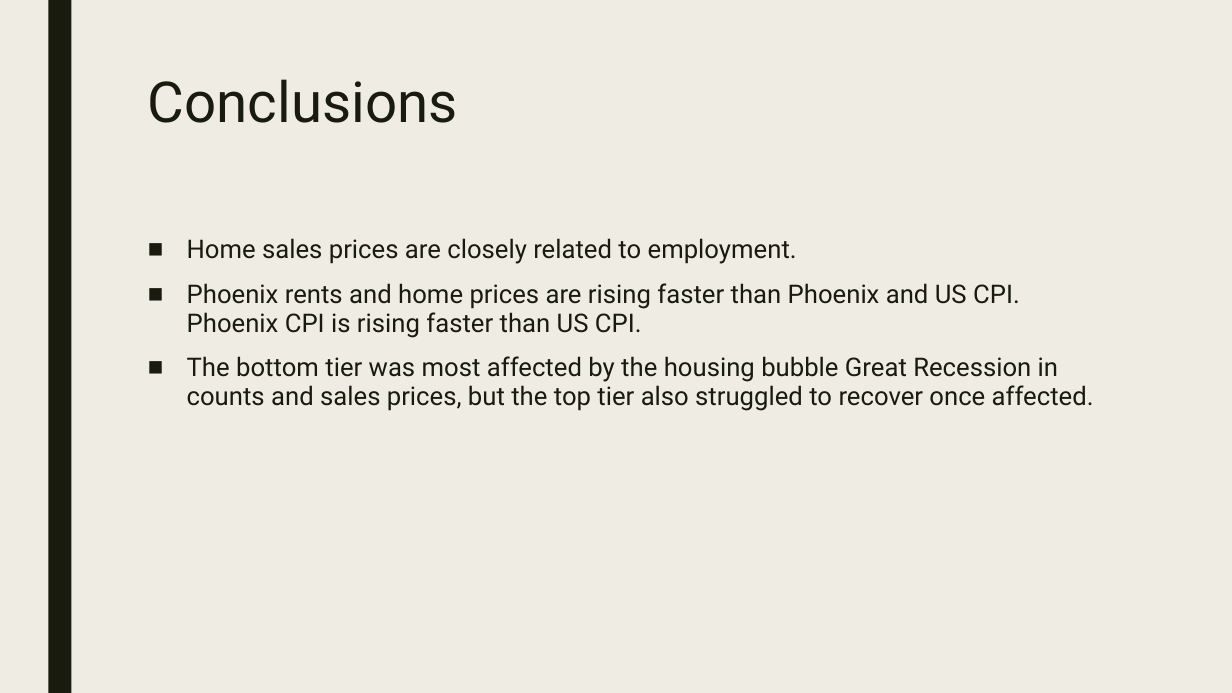
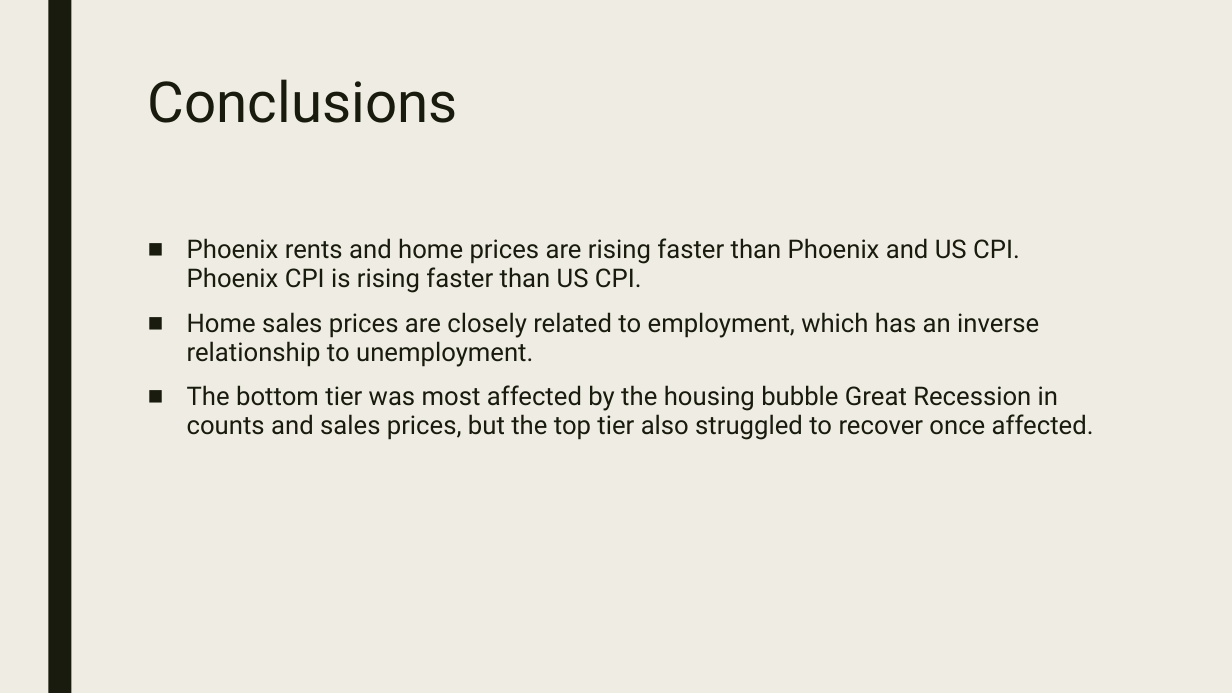
Before and after one commit to janinewhite/Proletariats, a slide deck: slide 13 of Presentation/Analysis of Phoenix AZ Real Estate Trends.pptx. Drawn at 1232x693 pixels with LibreOffice and Linux fonts; fonts in the diff are those of the drawing. Boxes give left, top, right and bottom in pixels: in the first picture for what was removed or moved away, otherwise in the second. Text is boxed around its words. In the diff, an @@ line names an element or a change of style, - is before the commit and + after.

Commit message:
Update Analysis of Phoenix AZ Real Estate Trends.pptx
Added employment graph

```diff
--- a/Presentation/Analysis of Phoenix AZ Real Estate Trends.pptx
+++ b/Presentation/Analysis of Phoenix AZ Real Estate Trends.pptx
@@ text at [187, 238, 797, 264]: paragraph removed @@
-■ Home sales prices are closely related to employment.
@@ text at [187, 312, 1039, 367]: paragraph added @@
+■ Home sales prices are closely related to employment, which has an inverse relationship to unemployment.
```
Also in this commit, not shown: 1 other slide changed.
